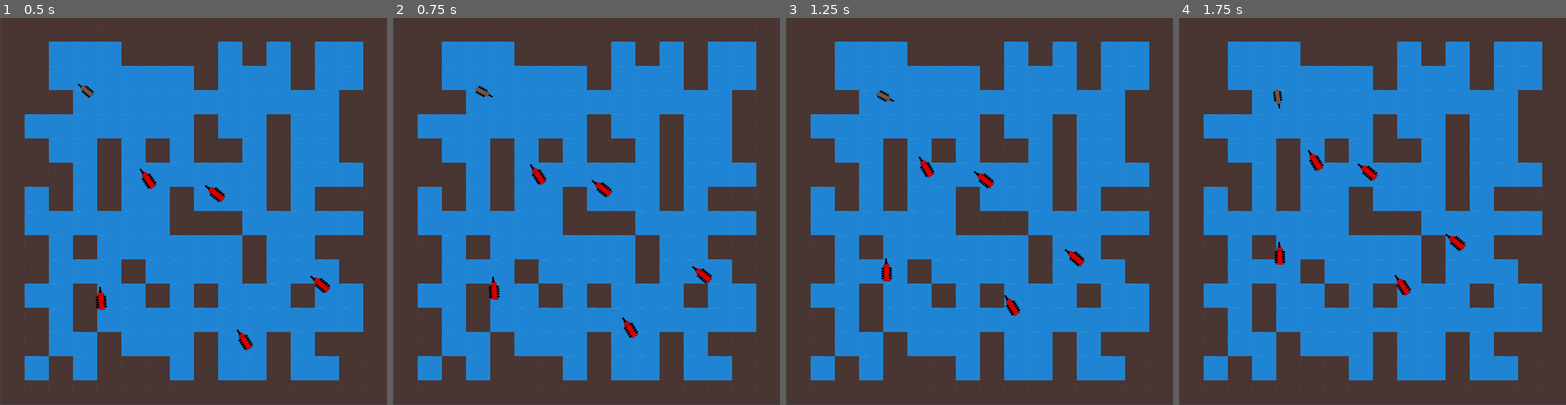
Above: before the commit, frames 1-4 (left to right).
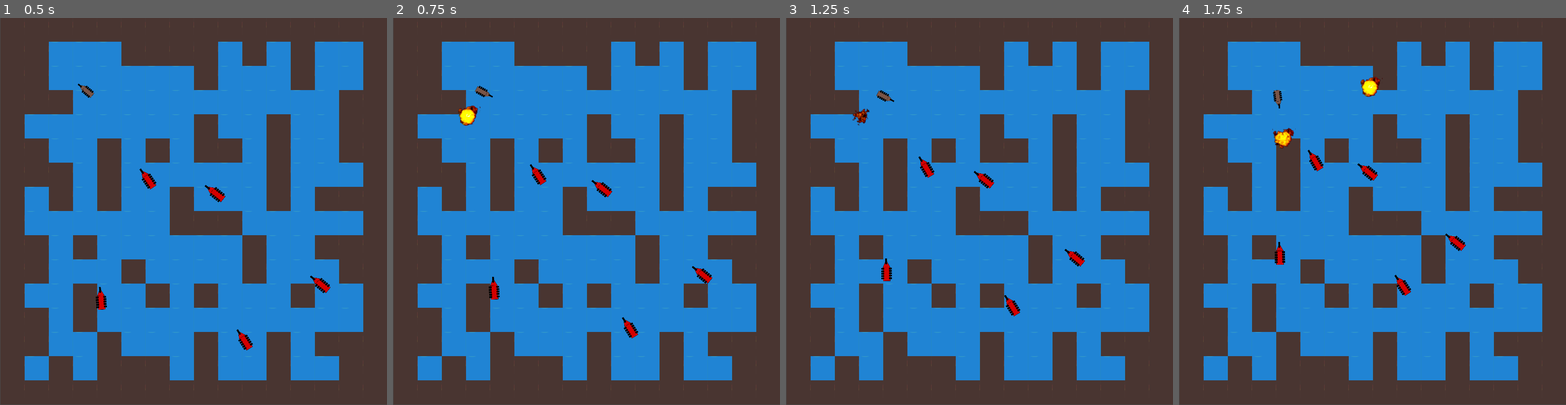
Above: after the commit, the same moments.

Repository: casaArseniy/AhoyHacks-PirateGame
Game: Godot game, scene res://MainMap.tscn
Same seed, same stepped clock (60 frames per second), same inputs: the game is played once before the commit and once after it. The project has no main scene, so this scene is started directly.
Inputs (mouse positions are in pixels of both pictures, inside the frame that each line leads up to):
- Up to frame 1 (0.5 s): no input
- Up to frame 2 (0.75 s): move the mouse to (671, 192) at 0.52 s; hold D (right_shoot) from 0.53 s (still down); hold Space (anchor) from 0.53 s (still down)
- Up to frame 3 (1.25 s): keep holding D (right_shoot); keep holding Space (anchor)
- Up to frame 4 (1.75 s): move the mouse to (1295, 230) at 1.27 s; release D (right_shoot) at 1.28 s; release Space (anchor) at 1.28 s; hold A (left_shoot) from 1.28 s (still down); click (1295, 230) at 1.35 s

Frame 1 is identical in both runs. In frame 2, 0.2% of the frame differs, in the area x 16-23%, y 22-28%; in frame 3, 0.1%; in frame 4, 0.4%, in the area x 24-53%, y 15-34%.

Commit message:
added explosions and health for main player

Diff:
--- a/Cannonball.gd
+++ b/Cannonball.gd
@@ -1,7 +1,11 @@
 extends RigidBody2D
 
 var velocity=Vector2.ZERO
+var explosion=preload("res://ExplosionAnimated.tscn")
 
 func _on_Area2D_body_entered(body):
 	if body is TileMap:
+		var explosion_instance = explosion.instance()
+		explosion_instance.position = get_global_position()
+		get_tree().get_root().add_child(explosion_instance)
 		queue_free()
--- a/EnemyShip.gd
+++ b/EnemyShip.gd
@@ -14,7 +14,7 @@
 var shoot=false
 
 export var cannonball_speed= 800
-
+var explosion=preload("res://ShipExplode.tscn")
 onready var timer = get_node("Timer")
 
 func _ready():
@@ -42,8 +42,10 @@
 func _on_Area2D_body_entered(body):
 	if body.is_in_group("pirate_ball"):
 		emit_signal("enemy_blown_up")
+		var explosion_instance = explosion.instance()
+		explosion_instance.position = get_global_position()
+		get_tree().get_root().add_child(explosion_instance)
 		body.queue_free()
-		#get_tree().reload_current_scene()
 		queue_free()
 
 
--- /dev/null
+++ b/ExplosionAnimated.gd
@@ -0,0 +1,4 @@
+extends AnimatedSprite
+
+func _on_ExplosionAnimated_animation_finished():
+	queue_free()
--- /dev/null
+++ b/ExplosionAnimated.tscn
@@ -0,0 +1,100 @@
+[gd_scene load_steps=20 format=2]
+
+[ext_resource path="res://explosion_tile.png" type="Texture" id=1]
+[ext_resource path="res://ExplosionAnimated.gd" type="Script" id=2]
+
+[sub_resource type="AtlasTexture" id=1]
+flags = 4
+atlas = ExtResource( 1 )
+region = Rect2( 0, 0, 62, 62 )
+
+[sub_resource type="AtlasTexture" id=2]
+flags = 4
+atlas = ExtResource( 1 )
+region = Rect2( 62, 0, 62, 62 )
+
+[sub_resource type="AtlasTexture" id=3]
+flags = 4
+atlas = ExtResource( 1 )
+region = Rect2( 124, 0, 62, 62 )
+
+[sub_resource type="AtlasTexture" id=4]
+flags = 4
+atlas = ExtResource( 1 )
+region = Rect2( 186, 0, 62, 62 )
+
+[sub_resource type="AtlasTexture" id=5]
+flags = 4
+atlas = ExtResource( 1 )
+region = Rect2( 0, 62, 62, 62 )
+
+[sub_resource type="AtlasTexture" id=6]
+flags = 4
+atlas = ExtResource( 1 )
+region = Rect2( 62, 62, 62, 62 )
+
+[sub_resource type="AtlasTexture" id=7]
+flags = 4
+atlas = ExtResource( 1 )
+region = Rect2( 124, 62, 62, 62 )
+
+[sub_resource type="AtlasTexture" id=8]
+flags = 4
+atlas = ExtResource( 1 )
+region = Rect2( 186, 62, 62, 62 )
+
+[sub_resource type="AtlasTexture" id=9]
+flags = 4
+atlas = ExtResource( 1 )
+region = Rect2( 0, 124, 62, 62 )
+
+[sub_resource type="AtlasTexture" id=10]
+flags = 4
+atlas = ExtResource( 1 )
+region = Rect2( 62, 124, 62, 62 )
+
+[sub_resource type="AtlasTexture" id=11]
+flags = 4
+atlas = ExtResource( 1 )
+region = Rect2( 124, 124, 62, 62 )
+
+[sub_resource type="AtlasTexture" id=12]
+flags = 4
+atlas = ExtResource( 1 )
+region = Rect2( 186, 124, 62, 62 )
+
+[sub_resource type="AtlasTexture" id=13]
+flags = 4
+atlas = ExtResource( 1 )
+region = Rect2( 0, 186, 62, 62 )
+
+[sub_resource type="AtlasTexture" id=14]
+flags = 4
+atlas = ExtResource( 1 )
+region = Rect2( 62, 186, 62, 62 )
+
+[sub_resource type="AtlasTexture" id=15]
+flags = 4
+atlas = ExtResource( 1 )
+region = Rect2( 124, 186, 62, 62 )
+
+[sub_resource type="AtlasTexture" id=16]
+flags = 4
+atlas = ExtResource( 1 )
+region = Rect2( 186, 186, 62, 62 )
+
+[sub_resource type="SpriteFrames" id=17]
+animations = [ {
+"frames": [ SubResource( 1 ), SubResource( 2 ), SubResource( 3 ), SubResource( 4 ), SubResource( 5 ), SubResource( 6 ), SubResource( 7 ), SubResource( 8 ), SubResource( 9 ), SubResource( 10 ), SubResource( 11 ), SubResource( 12 ), SubResource( 13 ), SubResource( 14 ), SubResource( 15 ), SubResource( 16 ) ],
+"loop": true,
+"name": "explosion",
+"speed": 15.0
+} ]
+
+[node name="ExplosionAnimated" type="AnimatedSprite"]
+frames = SubResource( 17 )
+animation = "explosion"
+playing = true
+script = ExtResource( 2 )
+
+[connection signal="animation_finished" from="." to="." method="_on_ExplosionAnimated_animation_finished"]
--- a/PirateShip.gd
+++ b/PirateShip.gd
@@ -4,13 +4,15 @@
 export var cannonball_speed= 800
 var screen_size # Size of the game window.
 var cannonball = preload("res://Cannonball.tscn")
-
+var explosion=preload("res://ShipExplode.tscn")
 var target = Vector2.ZERO
 var velocity = Vector2.ZERO
 var cannonball_velocity=Vector2.ZERO
 var center=Vector2.ZERO
 
 var anchor=false
+
+var Health=3
 
 # Called when the node enters the scene tree for the first time.
 func _ready():
@@ -21,6 +23,9 @@
 
 # Called every frame. 'delta' is the elapsed time since the previous frame.
 func _process(delta):
+
+	if Health==0:
+		get_tree().reload_current_scene()
 
 	target=get_global_mouse_position()
 	velocity=global_position.direction_to(target)*speed
@@ -68,5 +73,7 @@
 func _on_Area2D_body_entered(body):
 	if body.is_in_group("enemy_ball"):
 		body.queue_free()
-		#get_tree().reload_current_scene()
-		print("Game Over!")
+		var explosion_instance = explosion.instance()
+		explosion_instance.position = get_global_position()
+		get_tree().get_root().add_child(explosion_instance)
+		Health-=1
--- /dev/null
+++ b/ShipExplode.gd
@@ -0,0 +1,4 @@
+extends AnimatedSprite
+
+func _on_ShipExplode_animation_finished():
+	queue_free()
--- /dev/null
+++ b/ShipExplode.tscn
@@ -0,0 +1,111 @@
+[gd_scene load_steps=22 format=2]
+
+[ext_resource path="res://ship_explosion.png" type="Texture" id=1]
+[ext_resource path="res://ShipExplode.gd" type="Script" id=2]
+
+[sub_resource type="AtlasTexture" id=1]
+flags = 4
+atlas = ExtResource( 1 )
+region = Rect2( 0, 0, 64, 64 )
+
+[sub_resource type="AtlasTexture" id=2]
+flags = 4
+atlas = ExtResource( 1 )
+region = Rect2( 64, 0, 64, 64 )
+
+[sub_resource type="AtlasTexture" id=3]
+flags = 4
+atlas = ExtResource( 1 )
+region = Rect2( 128, 0, 64, 64 )
+
+[sub_resource type="AtlasTexture" id=4]
+flags = 4
+atlas = ExtResource( 1 )
+region = Rect2( 192, 0, 64, 64 )
+
+[sub_resource type="AtlasTexture" id=5]
+flags = 4
+atlas = ExtResource( 1 )
+region = Rect2( 256, 0, 64, 64 )
+
+[sub_resource type="AtlasTexture" id=6]
+flags = 4
+atlas = ExtResource( 1 )
+region = Rect2( 320, 0, 64, 64 )
+
+[sub_resource type="AtlasTexture" id=7]
+flags = 4
+atlas = ExtResource( 1 )
+region = Rect2( 384, 0, 64, 64 )
+
+[sub_resource type="AtlasTexture" id=8]
+flags = 4
+atlas = ExtResource( 1 )
+region = Rect2( 448, 0, 64, 64 )
+
+[sub_resource type="AtlasTexture" id=9]
+flags = 4
+atlas = ExtResource( 1 )
+region = Rect2( 0, 64, 64, 64 )
+
+[sub_resource type="AtlasTexture" id=10]
+flags = 4
+atlas = ExtResource( 1 )
+region = Rect2( 64, 64, 64, 64 )
+
+[sub_resource type="AtlasTexture" id=11]
+flags = 4
+atlas = ExtResource( 1 )
+region = Rect2( 128, 64, 64, 64 )
+
+[sub_resource type="AtlasTexture" id=12]
+flags = 4
+atlas = ExtResource( 1 )
+region = Rect2( 192, 64, 64, 64 )
+
+[sub_resource type="AtlasTexture" id=13]
+flags = 4
+atlas = ExtResource( 1 )
+region = Rect2( 256, 64, 64, 64 )
+
+[sub_resource type="AtlasTexture" id=14]
+flags = 4
+atlas = ExtResource( 1 )
+region = Rect2( 320, 64, 64, 64 )
+
+[sub_resource type="AtlasTexture" id=15]
+flags = 4
+atlas = ExtResource( 1 )
+region = Rect2( 384, 64, 64, 64 )
+
+[sub_resource type="AtlasTexture" id=16]
+flags = 4
+atlas = ExtResource( 1 )
+region = Rect2( 448, 64, 64, 64 )
+
+[sub_resource type="AtlasTexture" id=17]
+flags = 4
+atlas = ExtResource( 1 )
+region = Rect2( 0, 128, 64, 64 )
+
+[sub_resource type="AtlasTexture" id=18]
+flags = 4
+atlas = ExtResource( 1 )
+region = Rect2( 64, 128, 64, 64 )
+
+[sub_resource type="SpriteFrames" id=19]
+animations = [ {
+"frames": [ SubResource( 1 ), SubResource( 2 ), SubResource( 3 ), SubResource( 4 ), SubResource( 5 ), SubResource( 6 ), SubResource( 7 ), SubResource( 8 ), SubResource( 9 ), SubResource( 10 ), SubResource( 11 ), SubResource( 12 ), SubResource( 13 ), SubResource( 14 ), SubResource( 15 ), SubResource( 16 ), SubResource( 17 ), SubResource( 18 ) ],
+"loop": true,
+"name": "ship_explode",
+"speed": 20.0
+} ]
+
+[node name="ShipExplode" type="AnimatedSprite"]
+frames = SubResource( 19 )
+animation = "ship_explode"
+frame = 1
+playing = true
+script = ExtResource( 2 )
+
+[connection signal="animation_finished" from="." to="." method="_on_ShipExplode_animation_finished"]
Binary file added: explosion_tile.png
Not shown, added: explosion_tile.png.import
Binary file added: ship_explosion.png
Not shown, added: ship_explosion.png.import
